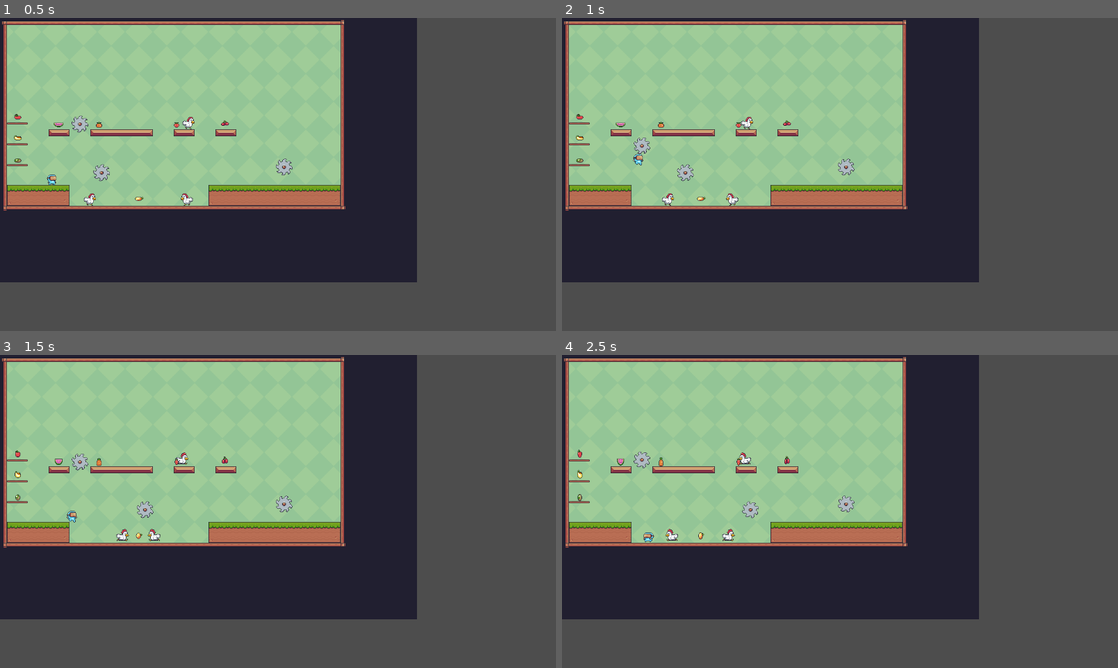
Above: before the commit, frames 1-4 (two rows, left to right).
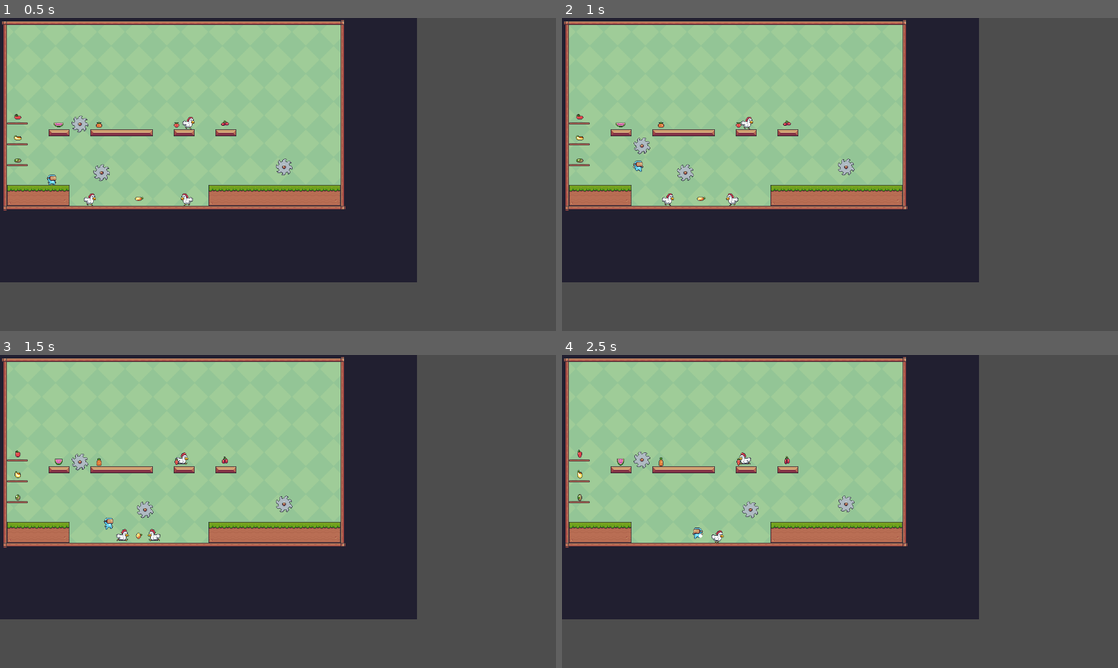
Above: after the commit, the same moments.

Repository: AlexForget/plateformerNoName
Game: Godot game, scene res://scenes/levels/level_1.tscn
Same seed, same stepped clock (60 frames per second), same inputs: the game is played once before the commit and once after it.
Inputs:
- Up to frame 1 (0.5 s): no input
- Up to frame 2 (1 s): hold Right (moveRight) from 0.53 s (still down); tap Space (jump) at 0.6, 0.77 s
- Up to frame 3 (1.5 s): keep holding Right (moveRight); tap Space (jump) at 1.07, 1.35 s
- Up to frame 4 (2.5 s): tap Space (jump) at 1.52, 1.82, 2.1 s; release Right (moveRight) at 2.03 s; hold Left (moveLeft) from 2.03 s (still down)

Frame 1 is identical in both runs. In frame 2, less than 0.1% of the frame differs, in the area x 12-15%, y 43-50%; in frame 3, 0.1%; in frame 4, 0.3%, in the area x 14-32%, y 55-61%.

Commit message:
adjust jump to allow height control

Diff:
--- a/scenes/player/player.gd
+++ b/scenes/player/player.gd
@@ -4,12 +4,15 @@
 
 var health: int = 30
 var speed : float = 150.0
-var jump_velocity : float = -300.0
+var jump_velocity : float = -20.0
+var fall_velocity : float = 5.0
 var bounce_velocity : float = -200.0
 var horizontal_push_back_velocity : float = 250
 var acceleration : float = 15.0
 var friction : float = 1.25
 var is_immune: bool = false
+var can_jump: bool = true
+var is_jumping: bool = false
 var push_back_velocity : Vector2 = Vector2(horizontal_push_back_velocity,-150)
 
 enum state {IDLE, RUN, JUMP, FALL, HIT}
@@ -28,16 +31,20 @@
 	# Get the input direction and handle the movement/deceleration.
 	var direction: float = Input.get_axis("moveLeft", "moveRight")
 
-	handle_jump()
+	handle_jump(delta)
 	handle_movement(direction)
 	update_player_state()
 	update_player_animation(direction)
 	move_and_slide()
 
-var i: int = 1
-func handle_jump():
+
+func handle_jump(delta):
+	var top_velocity_jump: int = -75
 	if Input.is_action_just_pressed("jump") and is_on_floor():
-		velocity.y = jump_velocity
+		velocity.y += gravity * jump_velocity * delta
+	elif Input.is_action_just_released("jump") && velocity.y <= top_velocity_jump && !is_on_floor():
+		velocity.y += gravity * fall_velocity * delta
+
 
 func handle_movement(direction):
 	if direction:
@@ -105,23 +112,3 @@
 	elif enemy_body.global_position.x < global_position.x:
 		push_back_velocity.x = horizontal_push_back_velocity
 	velocity = push_back_velocity
-
-func enemy_pushback(enemy_body):
-	if enemy_body.velocity.x < 0 && velocity.x < 0:
-		push_back_velocity.x = horizontal_push_back_velocity
-	elif enemy_body.velocity.x < 0 && velocity.x == 0:
-		push_back_velocity.x = -horizontal_push_back_velocity
-	elif enemy_body.velocity.x < 0 && velocity.x > 0:
-		push_back_velocity.x = -horizontal_push_back_velocity
-	elif enemy_body.velocity.x > 0 && velocity.x > 0:
-		push_back_velocity.x = -horizontal_push_back_velocity
-	velocity = push_back_velocity
-
-func obstacle_pushback(enemy_body):
-	print("enemy : ", enemy_body.global_position.x)
-	print("player : ", global_position.x)
-	if enemy_body.global_position.x > global_position.x:
-		push_back_velocity.x = -horizontal_push_back_velocity
-	elif enemy_body.global_position.x < global_position.x:
-		push_back_velocity.x = horizontal_push_back_velocity
-	velocity = push_back_velocity
